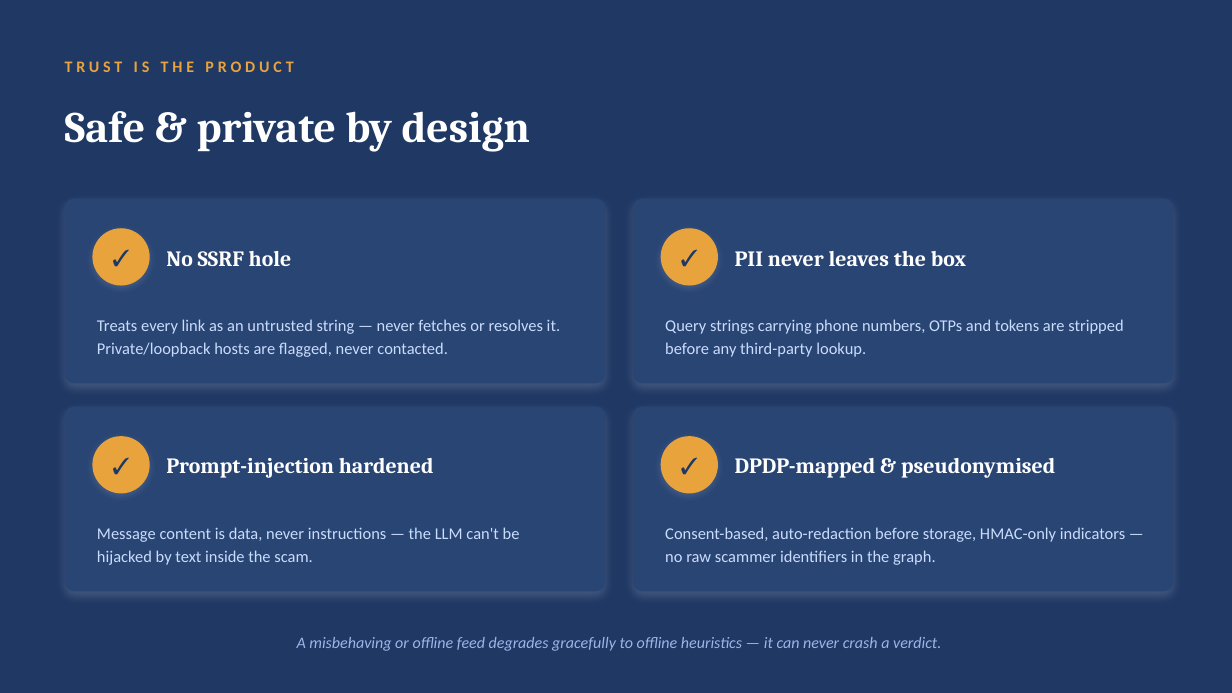
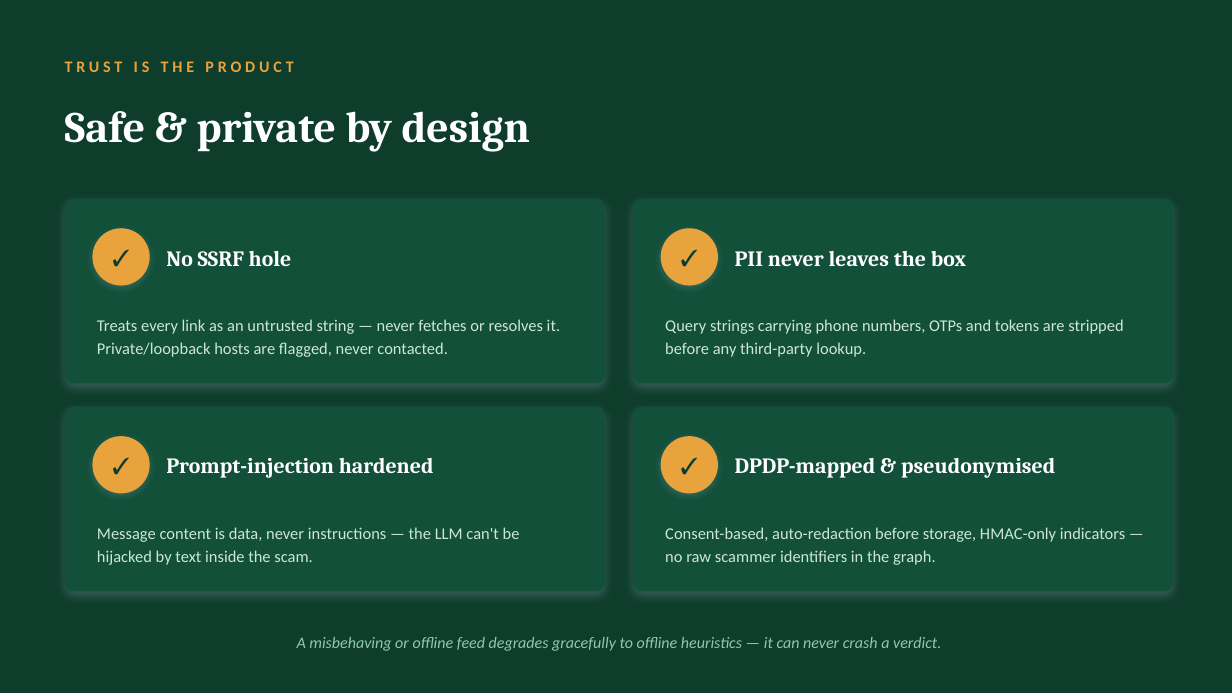
Before and after one commit to aditya501gupta/dhaal, a slide deck: slide 9 of deck/DHAAL_pitch.pptx. Drawn at 1232x693 pixels with LibreOffice and Linux fonts; fonts in the diff are those of the drawing. Boxes give left, top, right and bottom in pixels: in the first picture for what was removed or moved away, otherwise in the second. Text is boxed around its words. In the diff, an @@ line names an element or a change of style, - is before the commit and + after.

Commit message:
Submission polish: green deck (13 slides, team) + detailed document, conservative 98/98/2 metrics, guardian-number sync in native app

```diff
--- a/deck/DHAAL_pitch.pptx
+++ b/deck/DHAAL_pitch.pptx
@@ background #1F3864 to #0E3D2C @@
@@ fill #294574 to #12503A in 4 elements at [65,199,605,384], [633,199,1174,384], [65,407,605,592], [633,407,1174,592] @@
@@ text colour #1F3864 to #0E3D2C in 4 elements at [92,228,150,286], [661,228,718,286], [92,436,150,494], [661,436,718,494] @@
@@ text colour #CADCFC to #CDE6D8 in 4 elements at [97,319,560,357], [665,319,1123,357], [97,527,520,565], [665,527,1125,565] @@
@@ text "A misbehaving or offline feed ..." at [297,637,941,651]: text colour #9DB4E6 to #8FC9AD @@
```
Also in this commit, not shown: 11 other slides changed, 1 slide added, 22 other files.
